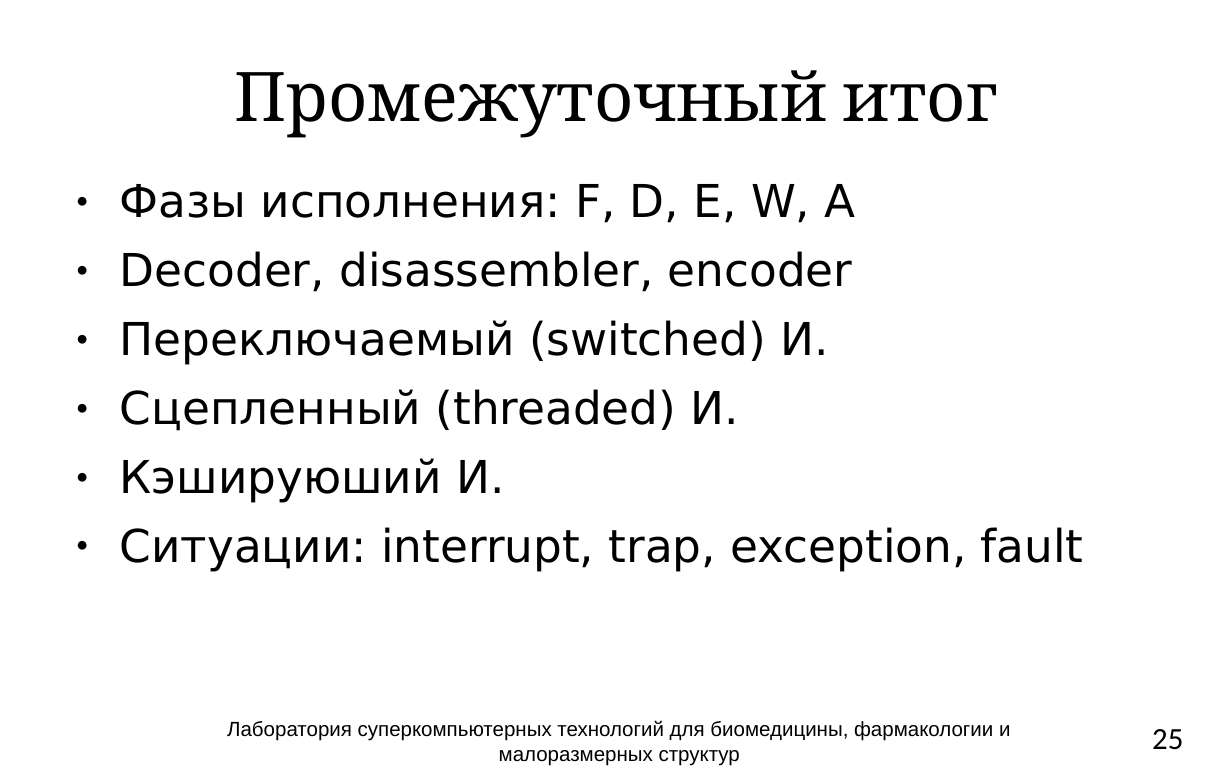
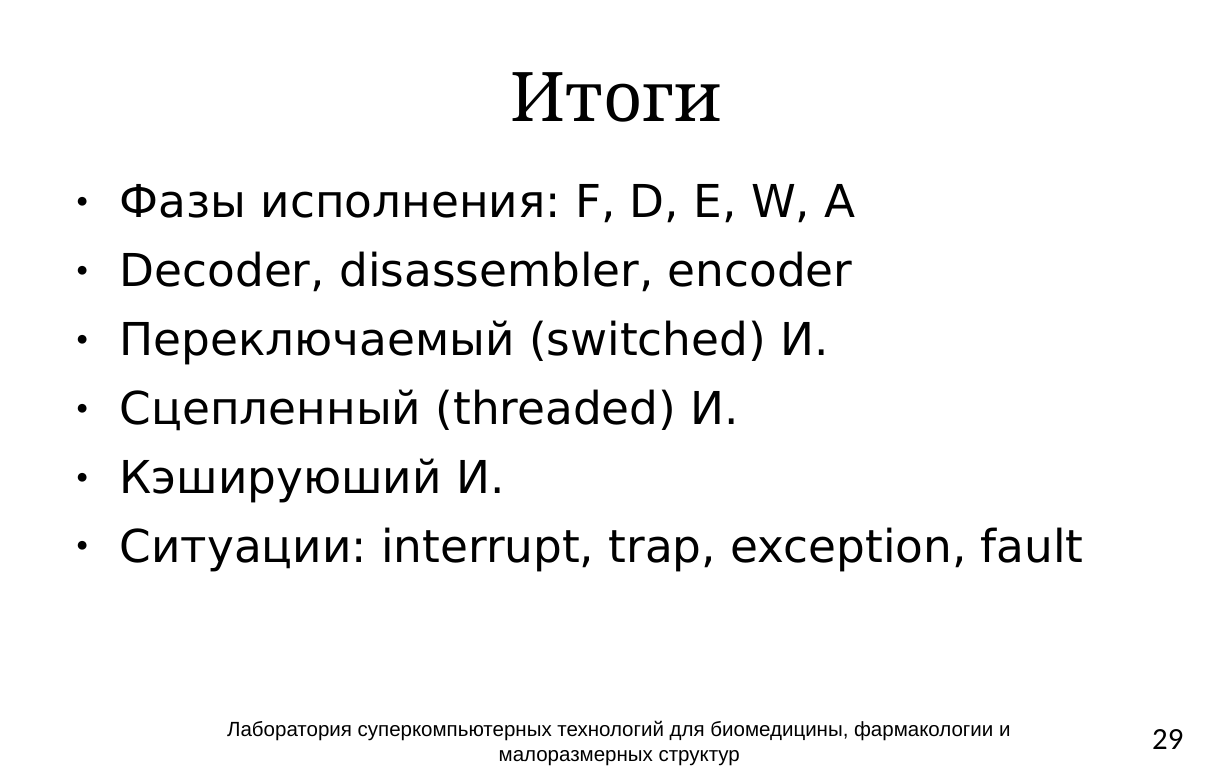
Before and after one commit to atakua/simlectures-archive, a slide deck: slide 29 of lecture03-cpu-interpretation/lecture03-cpu-interpretation.pptx (slide 25 before the commit). Drawn at 1232x766 pixels with LibreOffice and Linux fonts; fonts in the diff are those of the drawing; background and template pictures are left out. Boxes give left, top, right and bottom in pixels: in the first picture for what was removed or moved away, otherwise in the second. Text is boxed around its words. In the diff, an @@ line names an element or a change of style, - is before the commit and + after.

```diff
--- a/lecture03-cpu-interpretation/lecture03-cpu-interpretation.pptx
+++ b/lecture03-cpu-interpretation/lecture03-cpu-interpretation.pptx
@@ title at (511, 72, 721, 122): text changed @@
-Промежуточный итог
+Итоги
@@ page number at (1152, 729, 1183, 749): text changed @@
-25
+29
```
Also in this commit, not shown: 12 other slides changed, 3 slides added, 4 slides removed.
